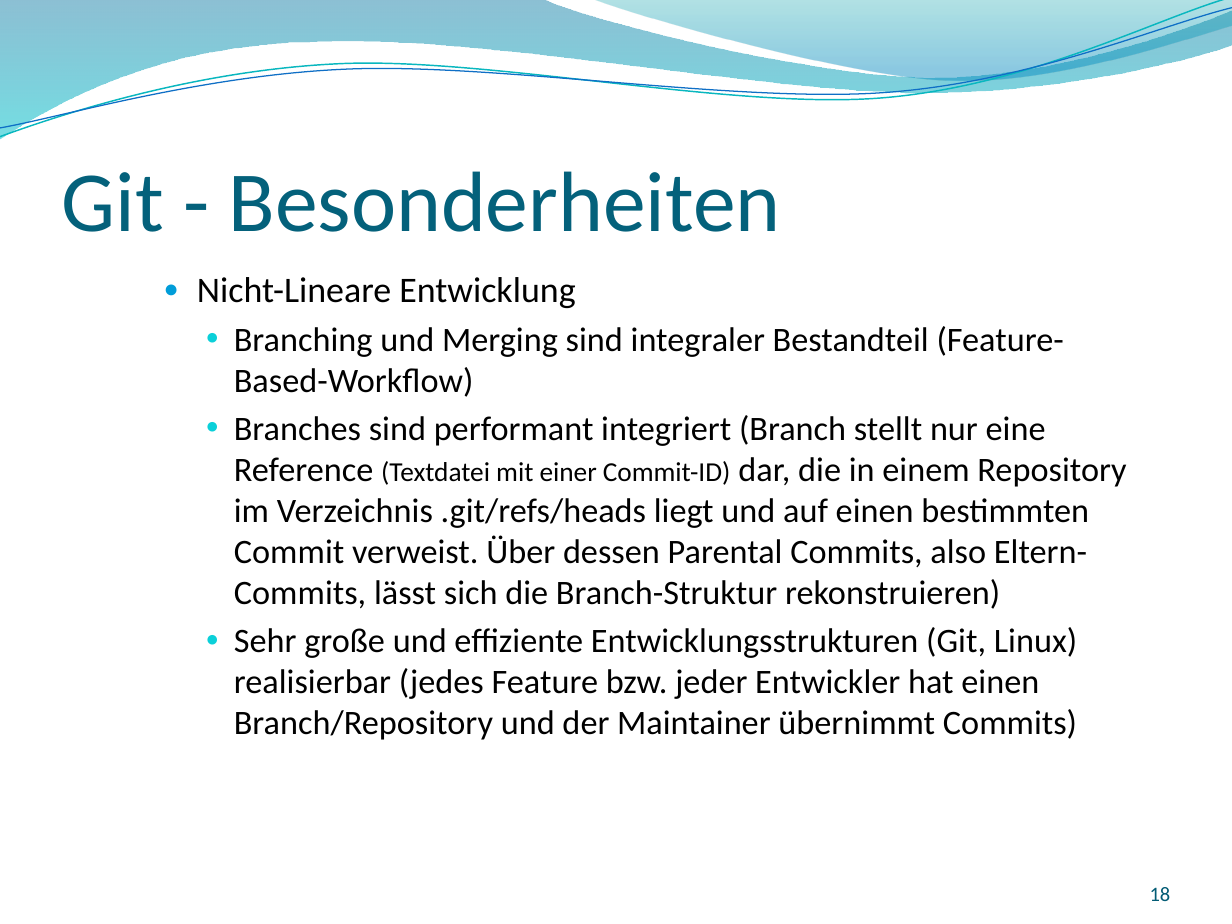
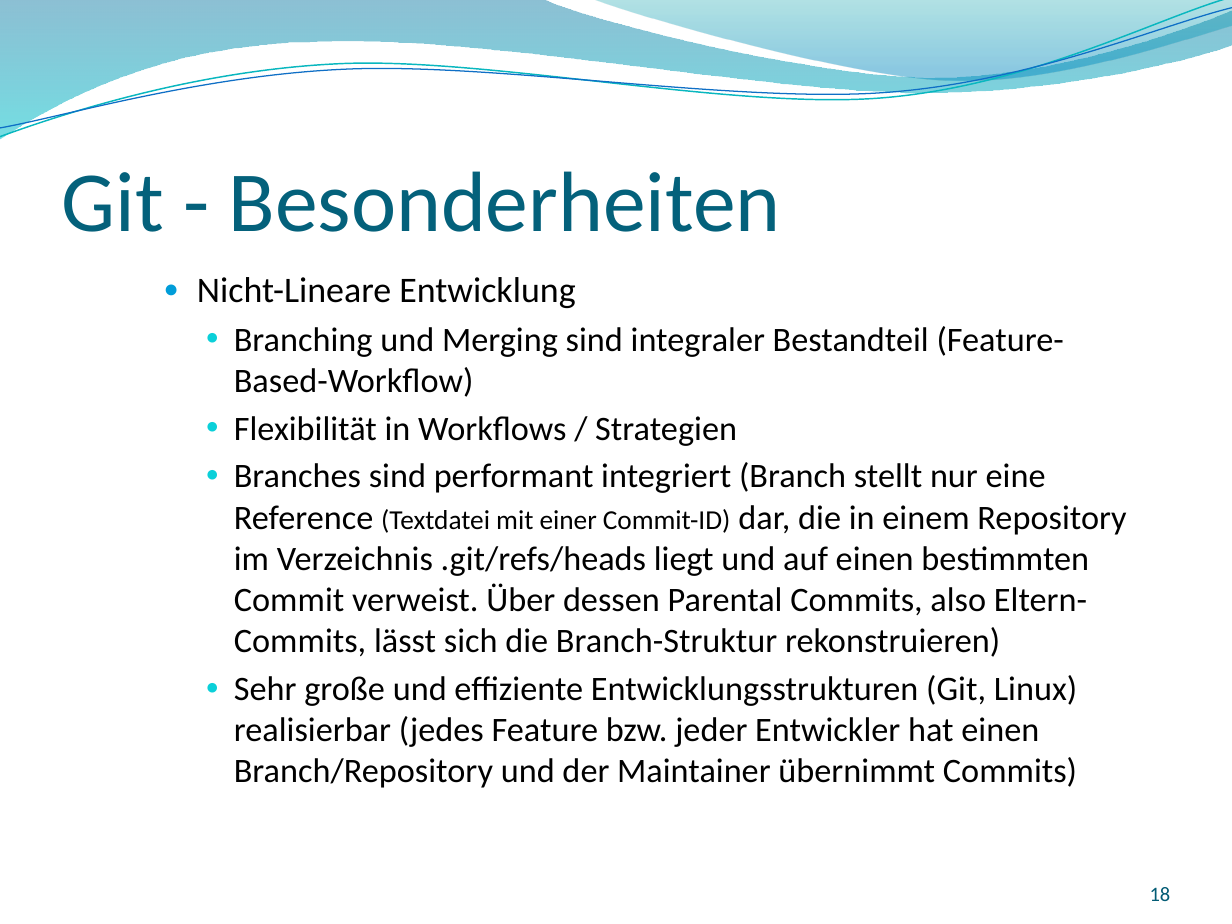
Before and after one commit to GitTyCat42/GITVortrag, a slide deck: slide 18 of SS2017_Git_2017-04-27_Nina-Stodolka_Johannes-Struzek.pptx. Drawn at 1232x924 pixels with LibreOffice and Linux fonts; fonts in the diff are those of the drawing; background and template pictures are left out. Boxes give left, top, right and bottom in pixels: in the first picture for what was removed or moved away, otherwise in the second. Text is boxed around its words. In the diff, an @@ line names an element or a change of style, - is before the commit and + after.

```diff
--- a/SS2017_Git_2017-04-27_Nina-Stodolka_Johannes-Struzek.pptx
+++ b/SS2017_Git_2017-04-27_Nina-Stodolka_Johannes-Struzek.pptx
@@ text at (234, 416, 737, 446): paragraph added @@
+      ● Flexibilität in Workflows / Strategien
```
Also in this commit, not shown: 16 other slides changed.
